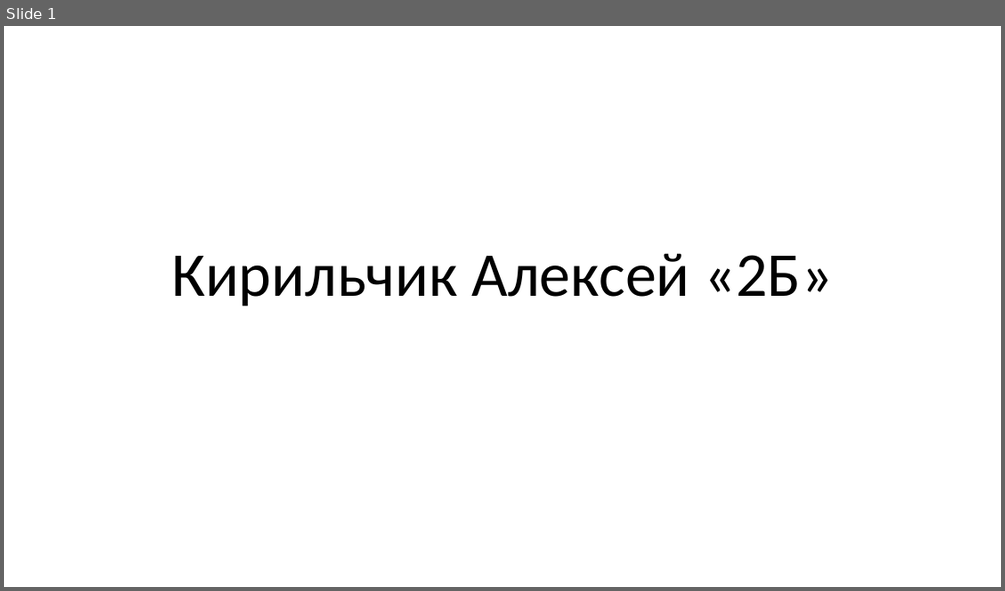
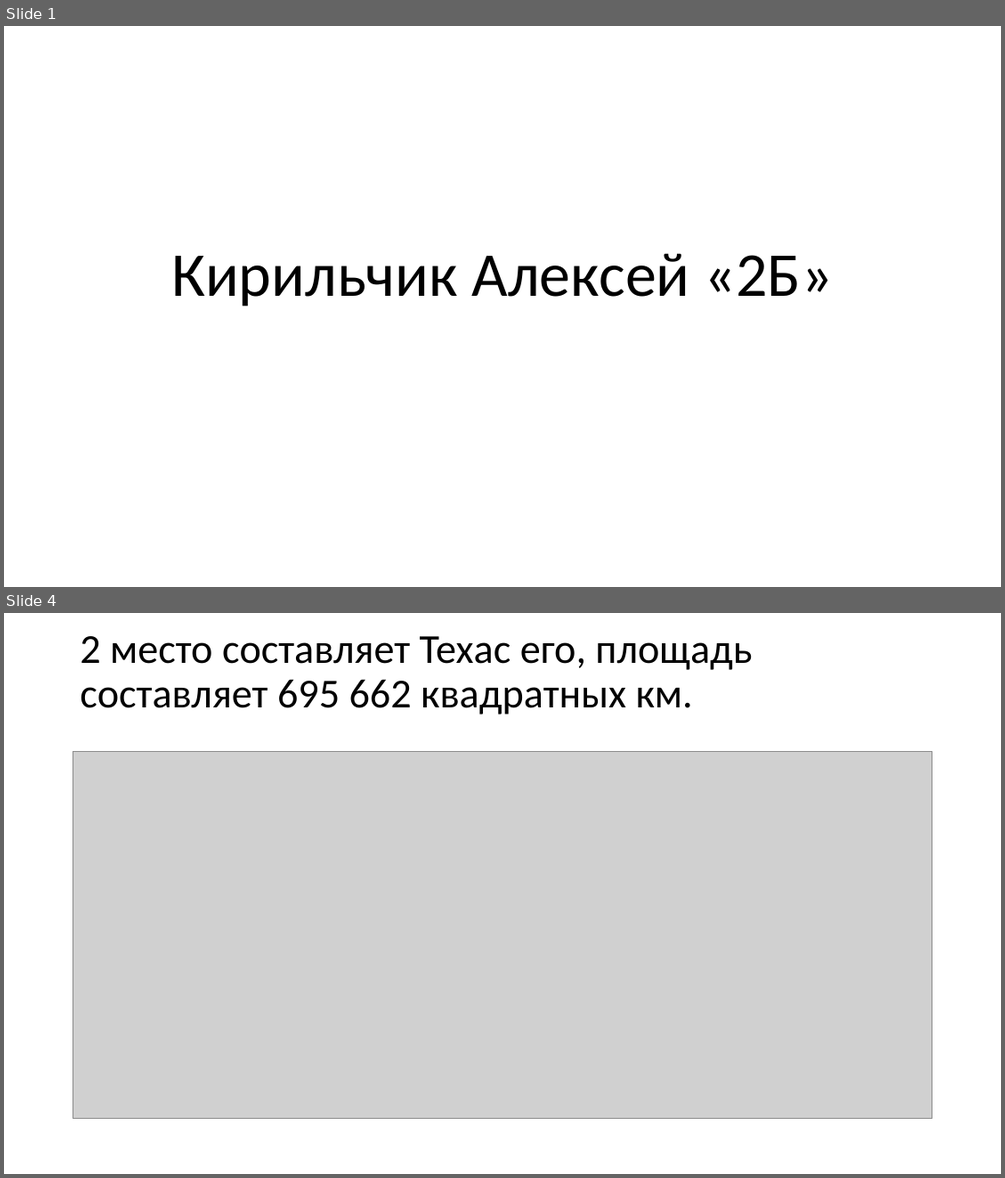
Before and after one commit to kosmonaffft/public-specs, a slide deck: src/main/resources/кирильчик алексей 2б.pptx. Shown one above the other, each under a label of ours: slide 1 before the commit, slides 1 and 4 after it; the slides between them are not shown. The pictures are 1005x591 and 1005x1178 pixels, drawn with LibreOffice and Linux fonts; fonts in the diff are those of the drawing; grey boxes stand for pictures. Boxes give left, top, right and bottom in pixels: in the first picture for what was removed or moved away, otherwise in the second. Text is boxed around its words. In the diff, an @@ line names an element or a change of style, - is before the commit and + after.

```diff
--- a/src/main/resources/кирильчик алексей 2б.pptx
+++ b/src/main/resources/кирильчик алексей 2б.pptx
@@ slide 4 added at [4,613,1001,1174], background #FFFFFF @@
@@ title added at [80,636,752,714], 39.6 pt, text #000000 @@
+2 место составляет Техас его, площадь составляет 695 662 квадратных км.
@@ picture added at [73,751,933,1119] @@
```
Also in this commit, not shown: 1 slide changed, 3 other slides added, 3 slides removed.
